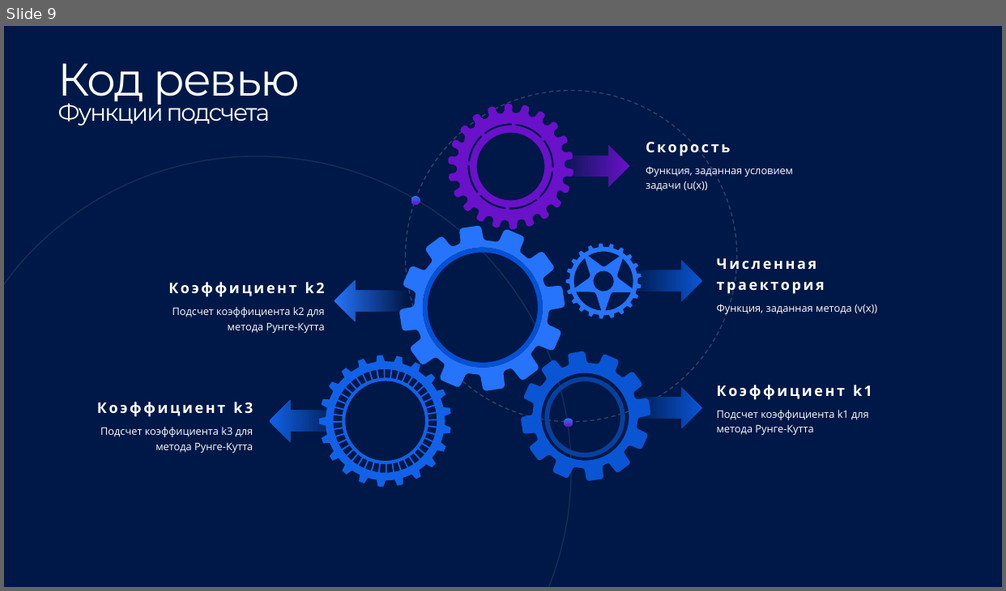
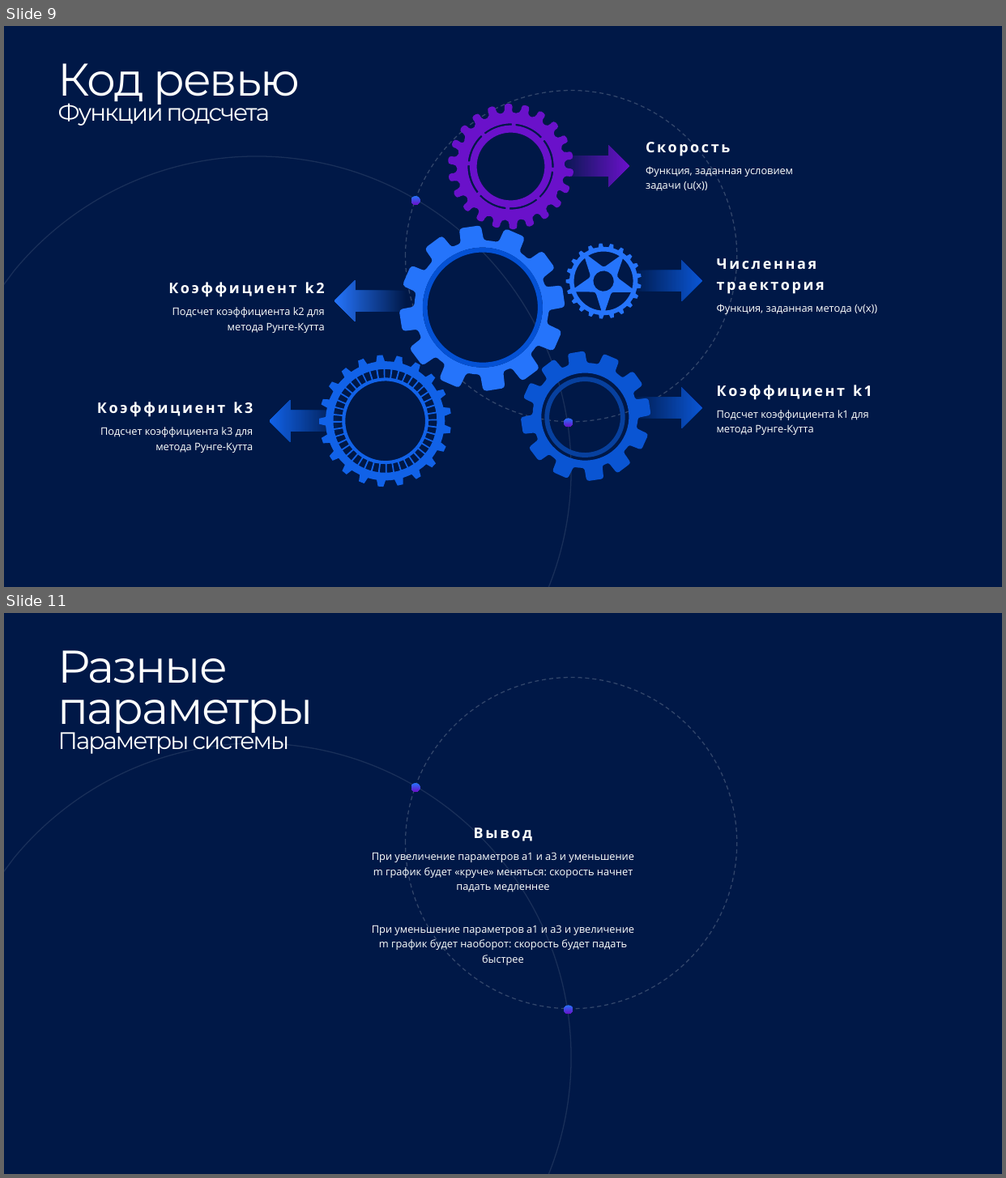
Before and after one commit to qr3x/study_project, a slide deck: _Numerical_Methods/program 9/program 9.pptx. Shown one above the other, each under a label of ours: slide 9 before the commit, slides 9 and 11 after it; the slides between them are not shown. The pictures are 1006x591 and 1006x1178 pixels, drawn with LibreOffice and Linux fonts; fonts in the diff are those of the drawing; background and template pictures are left out. Boxes give left, top, right and bottom in pixels: in the first picture for what was removed or moved away, otherwise in the second. Text is boxed around its words. In the diff, an @@ line names an element or a change of style, - is before the commit and + after.

```diff
--- a/_Numerical_Methods/program 9/program 9.pptx
+++ b/_Numerical_Methods/program 9/program 9.pptx
@@ slide 11 added at box(4, 613, 1002, 1174), background #001847; not listed: 4 template elements that a slide beside it also shows @@
@@ rectangle added at box(121, 624, 239, 688), fill #001847 @@
@@ text added at box(58, 650, 313, 754), 23 pt, text #FEFFFE @@
+Разные параметры
+Параметры системы
@@ text added at box(372, 828, 634, 965), 10 pt, text #FEFFFE @@
+Вывод
+При увеличение параметров a1 и a3 и уменьшение m график будет «круче» меняться: скорость начнет падать медленнее
+При уменьшение параметров a1 и a3 и увеличение m график будет наоборот: скорость будет падать быстрее
```
Also in this commit, not shown: 6 other slides added, 7 other files.
